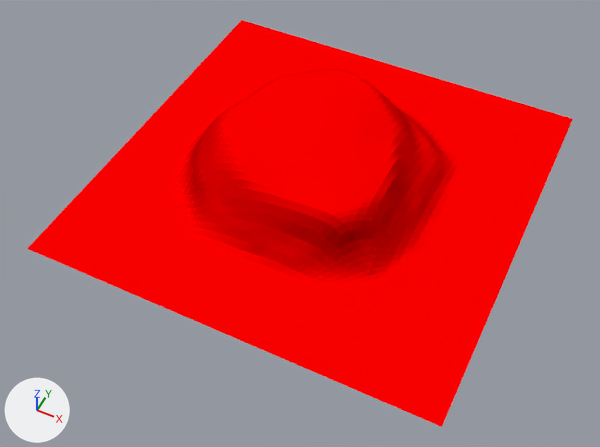
One commit to the Blender file src/assets/models/island/island.blend: the scene before it, then after it.
Rendered twice from a 50 mm camera at (60.4, -131.6, 145.4) aimed at (0.9, -12.8, -3.2). Every picture has the same lights, and +X, +Y and +Z are marked at lower left. The picture after the commit comes second.

Script lines for the objects in view, before the commit:
```python
mat_mat_slope = bpy.data.materials.new('mat_slope')
mat_mat_slope.use_nodes = True; mat_mat_slope.node_tree.nodes.clear()
_N = mat_mat_slope.node_tree.nodes; _L = mat_mat_slope.node_tree.links
n0 = _N.new('ShaderNodeOutputMaterial'); n0.name = 'Material Output'
n1 = _N.new('ShaderNodeBsdfDiffuse'); n1.name = 'Diffuse BSDF'
n2 = _N.new('ShaderNodeNewGeometry'); n2.name = 'Geometry'
n3 = _N.new('ShaderNodeSeparateXYZ'); n3.name = 'Separate XYZ.001'
n4 = _N.new('ShaderNodeCombineColor'); n4.name = 'Combine Color'
_L.new(n1.outputs[0], n0.inputs[0])  # 'BSDF' to 'Surface'
_L.new(n2.outputs[1], n3.inputs[0])  # 'Normal' to 'Vector'
_L.new(n4.outputs[0], n1.inputs[0])  # 'Color' to 'Color'
_L.new(n3.outputs[2], n4.inputs[0])  # 'Z' to 'Red'
me_plane_002 = bpy.data.meshes.new('Plane.002')
me_plane_002.from_pydata(...)  # 4489 vertices, 4356 faces; spans x -50.0..50.0, y -50.0..50.0, z 0.0..14.8
me_plane_002.materials.append(mat_mat_slope)
ob_plane = bpy.data.objects.new('Plane', me_plane_002)
ob_plane.location = (0.0, 0.0, 0.0)
```
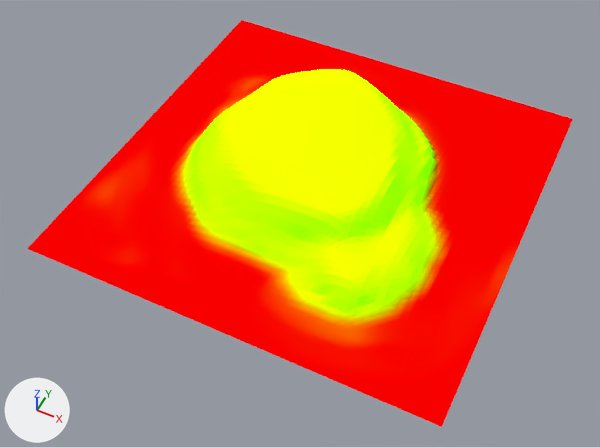
Commit message: updated island

Pixel boxes [x1, y1, x2, y2] of what changed, in the pictures (600 x 447 px; the box of a moved part takes in the faces that stretch with it):
'Plane', surface changed, reshaped (red to yellow)
    both: [27, 20, 573, 427]
part 1 of me_plane_002, moved or reshaped
    both: [267, 103, 464, 349]

What changed in the scene script:
```text
Change mat_mat_slope:
    add n5 = _N.new('ShaderNodeNewGeometry'); n5.name = 'Geometry.001'
    add n6 = _N.new('ShaderNodeSeparateXYZ'); n6.name = 'Separate XYZ'
    where n4 = _N.new('ShaderNodeCombineColor'); n4.name = 'Combine Color'
    add _L.new(n5.outputs[0], n6.inputs[0])  # 'Position' to 'Vector'
    add _L.new(n6.outputs[2], n4.inputs[1])  # 'Z' to 'Green'
Change me_plane_002:
    where me_plane_002.from_pydata(...)  # 4489 vertices, 4356 faces; spans x -50.0..50.0, y -50.0..50.0, z 0.0..14.8
    used by ob_plane; location = (0.0, 0.0, 0.0)
    me_plane_002 part 1: 422 of 4489 vertices moved; they spanned x 3.0..34.8, y -39.4..33.3, z 0.0..10.0 and now span x 3.0..34.8, y -39.4..33.3, z 0.0..10.1; mean shift (0.0, 0.0, 1.8); largest move (18.2, -27.3, 0.0) -> (18.2, -27.3, 7.0)
```
